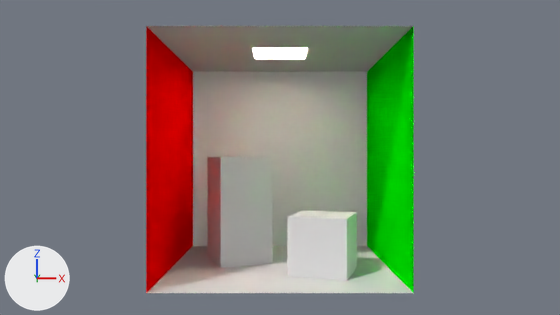
Before and after pictures for a commit that changed the Blender file test_scenes/fancy_cornell_box/fancy_cornell_box.blend.
Rendered twice from the file's camera 'camera'. Lighting does not change. The marker at lower left points along +X, +Y and +Z.
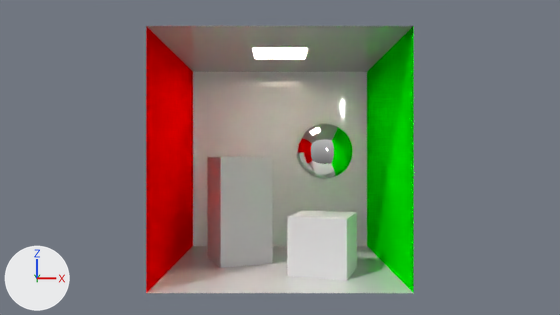
Commit message: fancy cornell box scene

Changed parts and their boxes [x1, y1, x2, y2] in the pictures (560 x 315 px):
'Plane.004', recoloured
    both: [148, 26, 413, 72]
'Plane', recoloured
    both: [147, 246, 413, 293]
'sphere', added
    after: [295, 123, 353, 180]

The change, as a list of edits to the scene's bpy script:
```text
Add mat_mat_wall_white:
    mat_mat_wall_white = principled_material('mat_wall_white')
    mat_mat_wall_white.base_color = (0.8, 0.8, 0.8)  # white #e7e7e7
    mat_mat_wall_white.roughness = 0.0
Add mat_mat_sphere:
    mat_mat_sphere = bpy.data.materials.new('mat_sphere')
    mat_mat_sphere.use_nodes = True; mat_mat_sphere.node_tree.nodes.clear()
    _N = mat_mat_sphere.node_tree.nodes; _L = mat_mat_sphere.node_tree.links
    n0 = _N.new('ShaderNodeOutputMaterial'); n0.name = 'Material Output'
    n1 = _N.new('ShaderNodeBsdfAnisotropic'); n1.name = 'Glossy BSDF'
    n1.inputs[0].default_value = (1.0, 1.0, 1.0, 1.0)  # 'Color', white #ffffff
    n1.inputs[1].default_value = 0.0  # 'Roughness'
    _L.new(n1.outputs[0], n0.inputs[0])  # 'BSDF' to 'Surface'
Change me_plane:
    where me_plane.from_pydata(...)  # 4 vertices, 1 face; spans x -1.0..1.0, y -1.0..1.0, z 0.0
    remove me_plane.materials.append(mat_material_003)  # white #e7e7e7
    add me_plane.materials.append(mat_mat_wall_white)  # white #e7e7e7
Change me_plane_001:
    where me_plane_001.from_pydata(...)  # 4 vertices, 1 face; spans x -1.0..1.0, y 1.0, z 0.0..2.0
    remove me_plane_001.materials.append(mat_material_003)  # white #e7e7e7
    add me_plane_001.materials.append(mat_mat_wall_white)  # white #e7e7e7
Change me_plane_004:
    where me_plane_004.from_pydata(...)  # 4 vertices, 1 face; spans x -1.0..1.0, y -1.0..1.0, z 0.0
    remove me_plane_004.materials.append(mat_material_003)  # white #e7e7e7
    add me_plane_004.materials.append(mat_mat_wall_white)  # white #e7e7e7
Add me_sphere_001:
    me_sphere_001.from_pydata(...)  # 1986 vertices, 2048 faces; spans x -1.0..1.0, y -1.0..1.0, z -1.0..1.0
    me_sphere_001.polygons.foreach_set('use_smooth', [True] * 2048)
    me_sphere_001.materials.append(mat_mat_sphere)
Add ob_sphere:
    ob_sphere = bpy.data.objects.new('sphere', me_sphere_001)
    ob_sphere.location = (0.615, 0.0, 1.586)
    ob_sphere.scale = (0.398, 0.398, 0.398)
```
